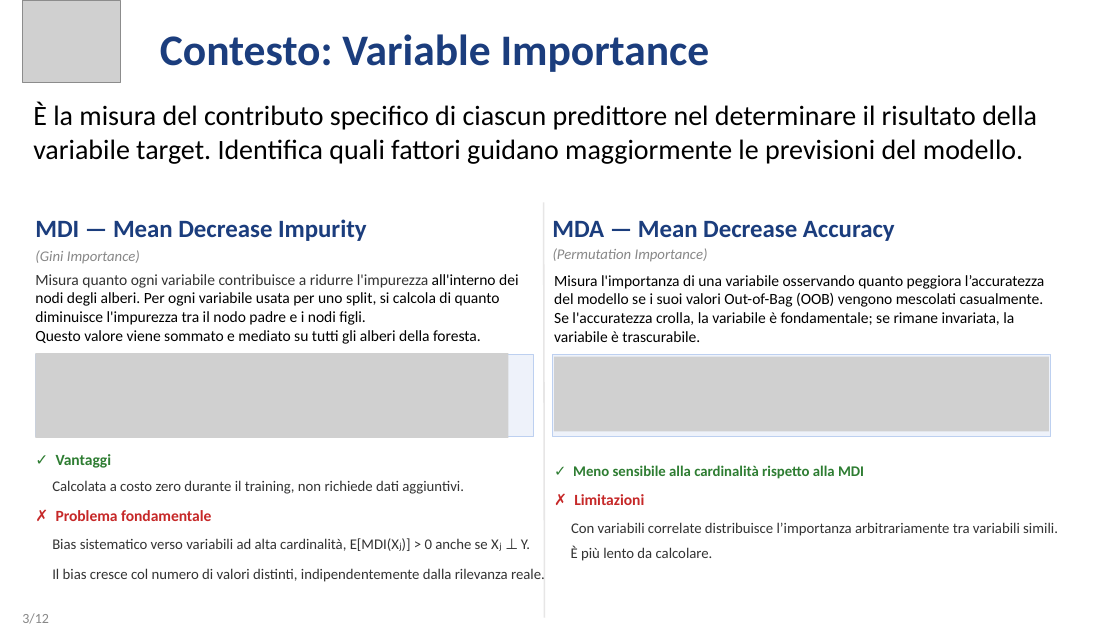
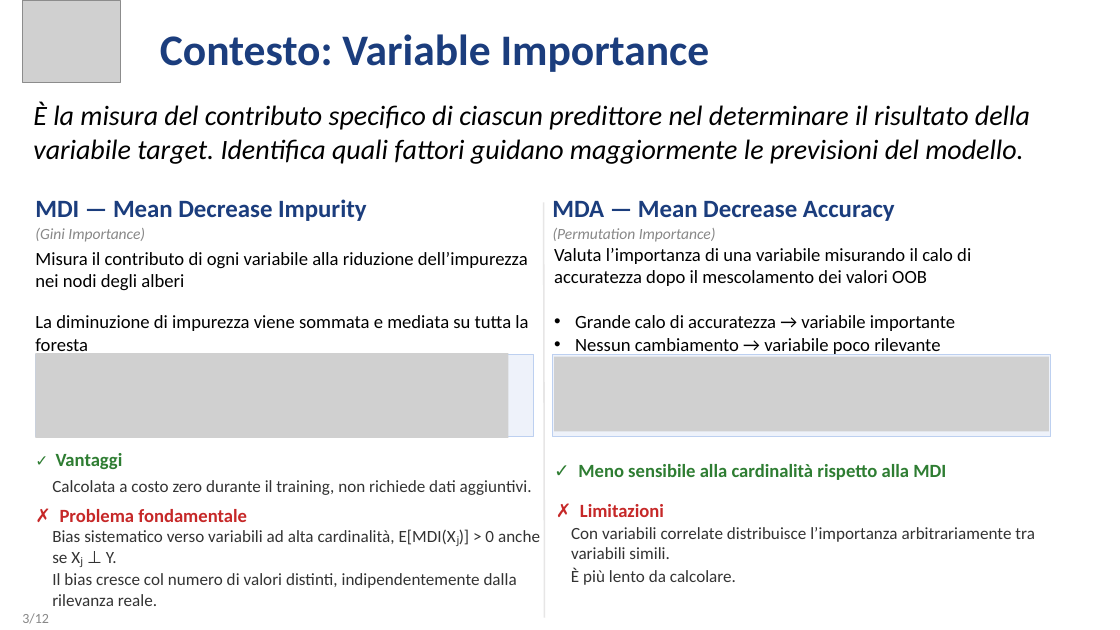
Before and after one commit to Eros-Pinzani/Statistical-Learning, a slide deck: slide 3 of ContestSL/Presentazione_Contest.pptx. Drawn at 1120x630 pixels with LibreOffice and Linux fonts; fonts in the diff are those of the drawing; grey boxes stand for pictures. Boxes give left, top, right and bottom in pixels: in the first picture for what was removed or moved away, otherwise in the second. Text is boxed around its words. In the diff, an @@ line names an element or a change of style, - is before the commit and + after.

```diff
--- a/ContestSL/Presentazione_Contest.pptx
+++ b/ContestSL/Presentazione_Contest.pptx
@@ text "È la misura del contributo ..." at (33, 102, 1030, 164): italic on @@
@@ 3 texts: place and size @@
-3 texts at (35, 219, 895, 262)
+3 texts at (35, 199, 895, 242)
@@ text "(Gini Importance)" at (35, 228, 145, 242): size 9.5 to 10 pt @@
@@ text "(Gini Importance)": place and size @@
-text "(Gini Importance)" at (35, 250, 140, 263)
+text "(Gini Importance)" at (35, 228, 145, 242)
@@ text "(Permutation Importance)" at (553, 228, 716, 242): size 9.5 to 10 pt @@
@@ text at (35, 252, 528, 357): text changed; size 10 to 12 pt @@
-Misura quanto ogni variabile contribuisce a ridurre l'impurezza all'interno dei nodi degli alberi. Per ogni variabile usata per uno split, si calcola di quanto diminuisce l'impurezza tra il nodo padre e i nodi figli.
-Questo valore viene sommato e mediato su tutti gli alberi della foresta.
+Misura il contributo di ogni variabile alla riduzione dell’impurezza nei nodi degli alberi
+La diminuzione di impurezza viene sommata e mediata su tutta la foresta
@@ text at (554, 248, 971, 355): text changed; size 10 to 12 pt @@
-Misura l'importanza di una variabile osservando quanto peggiora l’accuratezza del modello se i suoi valori Out-of-Bag (OOB) vengono mescolati casualmente.
-Se l'accuratezza crolla, la variabile è fondamentale; se rimane invariata, la variabile è trascurabile.
+Valuta l’importanza di una variabile misurando il calo di accuratezza dopo il mescolamento dei valori OOB
+• Grande calo di accuratezza → variabile importante
+• Nessun cambiamento → variabile poco rilevante
@@ text "✓ Vantaggi" at (56, 453, 123, 469): size 10 to 12 pt in "Vantaggi" @@
@@ text "✓ Meno sensibile alla cardinalità ..." at (578, 464, 946, 480): size 9.5 to 12 pt @@
@@ text "✗ Problema fondamentale" at (60, 509, 247, 522): size 10 to 12 pt @@
@@ text "✗ Limitazioni" at (580, 504, 664, 517): size 10 to 12 pt @@
@@ text "✗ Limitazioni": place and size @@
-text "✗ Limitazioni" at (574, 494, 644, 505)
+text "✗ Limitazioni" at (580, 504, 664, 517)
@@ size 9.5 to 11 pt in 5 elements at (52, 480, 532, 495), (52, 529, 540, 563), (571, 527, 1035, 559), (52, 573, 517, 606), (571, 568, 736, 585) @@
@@ text "È più lento da calcolare.": place and size @@
-text "È più lento da calcolare." at (571, 546, 713, 561)
+text "È più lento da calcolare." at (571, 568, 736, 585)
```
Also in this commit, not shown: 3 other slides changed.
